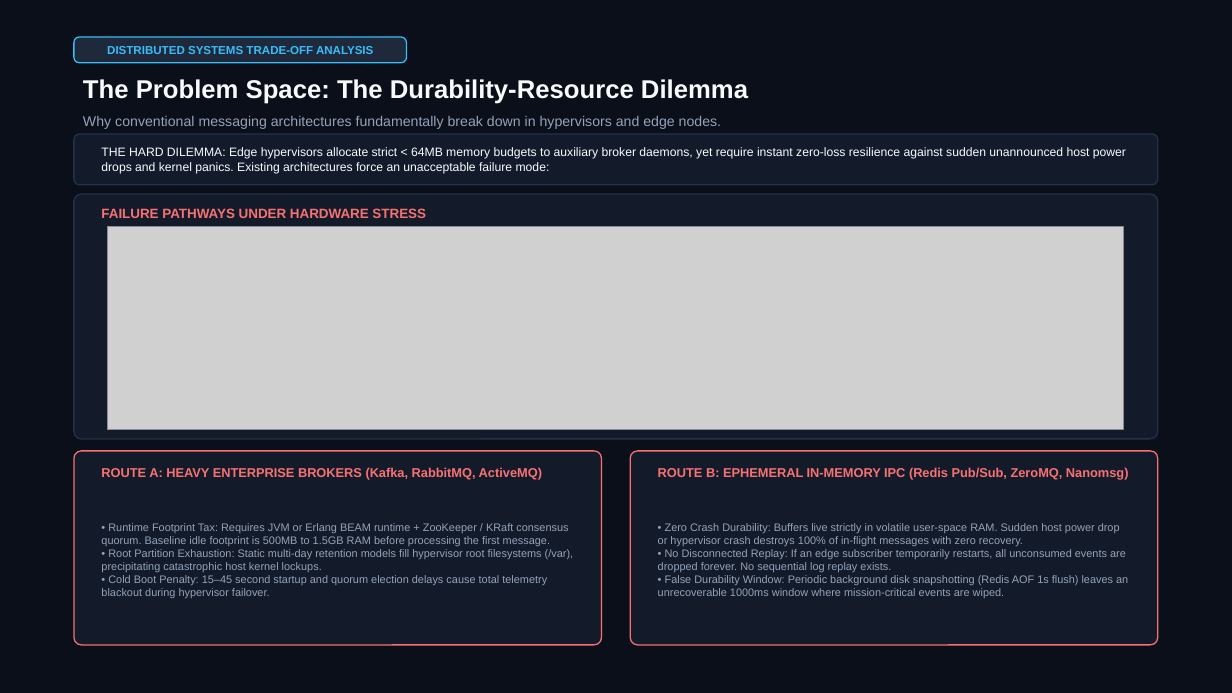
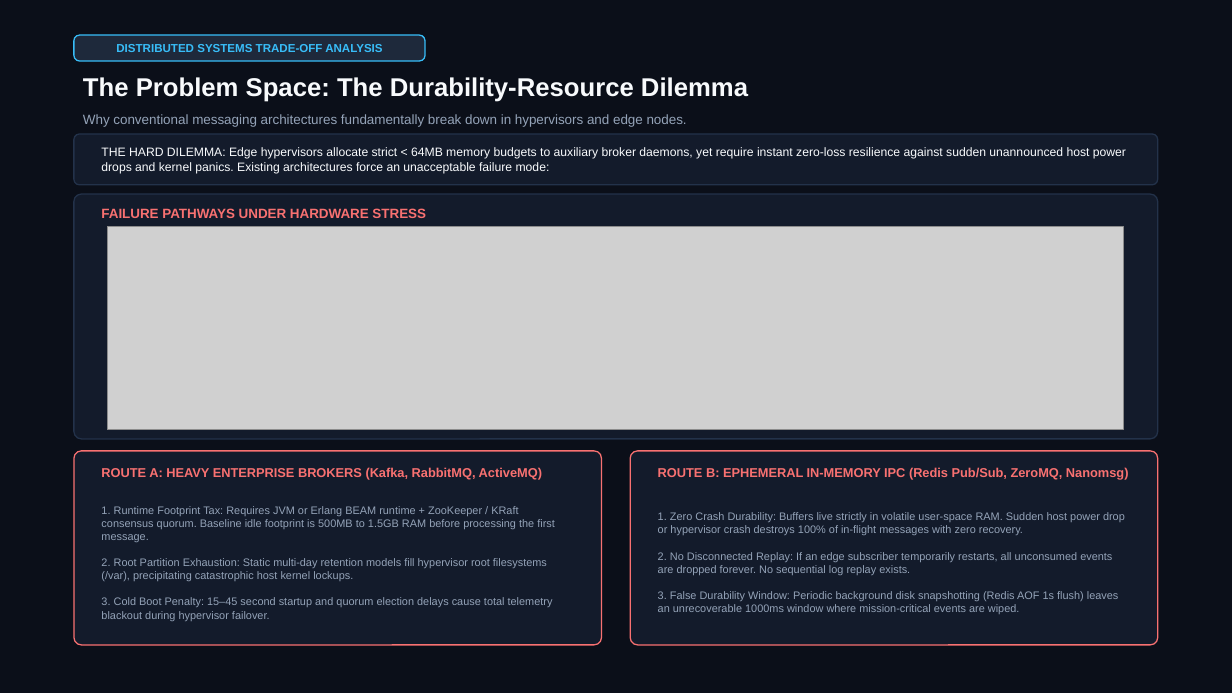
Before and after one commit to keshav31415/PMB, a slide deck: slide 2 of PMB_Architecture_Pitch.pptx. Drawn at 1232x693 pixels with LibreOffice and Linux fonts; fonts in the diff are those of the drawing; grey boxes stand for pictures. Boxes give left, top, right and bottom in pixels: in the first picture for what was removed or moved away, otherwise in the second. Text is boxed around its words. In the diff, an @@ line names an element or a change of style, - is before the commit and + after.

Commit message:
feat(presentation): redesign 10-slide architecture pitch deck to professor-grade quality with custom SVGs and high contrast

```diff
--- a/PMB_Architecture_Pitch.pptx
+++ b/PMB_Architecture_Pitch.pptx
@@ text "DISTRIBUTED SYSTEMS TRADE-OFF ANALYSIS": place and size @@
-text "DISTRIBUTED SYSTEMS TRADE-OFF ANALYSIS" at (107, 46, 373, 54)
+text "DISTRIBUTED SYSTEMS TRADE-OFF ANALYSIS" at (116, 44, 382, 52)
@@ rounded rectangle: place and size @@
-rounded rectangle at (74, 37, 407, 63)
+rounded rectangle at (74, 35, 425, 61)
@@ text "Why conventional messaging architectures fundamentally ..." at (83, 114, 687, 127): size 11 to 10.5 pt @@
@@ text at (101, 506, 555, 621): text changed @@
-• Runtime Footprint Tax: Requires JVM or Erlang BEAM runtime + ZooKeeper / KRaft consensus quorum. Baseline idle footprint is 500MB to 1.5GB RAM before processing the first message.
-• Root Partition Exhaustion: Static multi-day retention models fill hypervisor root filesystems (/var), precipitating catastrophic host kernel lockups.
-• Cold Boot Penalty: 15–45 second startup and quorum election delays cause total telemetry blackout during hypervisor failover.
+1. Runtime Footprint Tax: Requires JVM or Erlang BEAM runtime + ZooKeeper / KRaft consensus quorum. Baseline idle footprint is 500MB to 1.5GB RAM before processing the first message.
+2. Root Partition Exhaustion: Static multi-day retention models fill hypervisor root filesystems (/var), precipitating catastrophic host kernel lockups.
+3. Cold Boot Penalty: 15–45 second startup and quorum election delays cause total telemetry blackout during hypervisor failover.
@@ text at (658, 512, 1125, 614): text changed @@
-• Zero Crash Durability: Buffers live strictly in volatile user-space RAM. Sudden host power drop or hypervisor crash destroys 100% of in-flight messages with zero recovery.
-• No Disconnected Replay: If an edge subscriber temporarily restarts, all unconsumed events are dropped forever. No sequential log replay exists.
-• False Durability Window: Periodic background disk snapshotting (Redis AOF 1s flush) leaves an unrecoverable 1000ms window where mission-critical events are wiped.
+1. Zero Crash Durability: Buffers live strictly in volatile user-space RAM. Sudden host power drop or hypervisor crash destroys 100% of in-flight messages with zero recovery.
+2. No Disconnected Replay: If an edge subscriber temporarily restarts, all unconsumed events are dropped forever. No sequential log replay exists.
+3. False Durability Window: Periodic background disk snapshotting (Redis AOF 1s flush) leaves an unrecoverable 1000ms window where mission-critical events are wiped.
```
Also in this commit, not shown: 2 other slides changed, 7 slides added, 20 other files.
